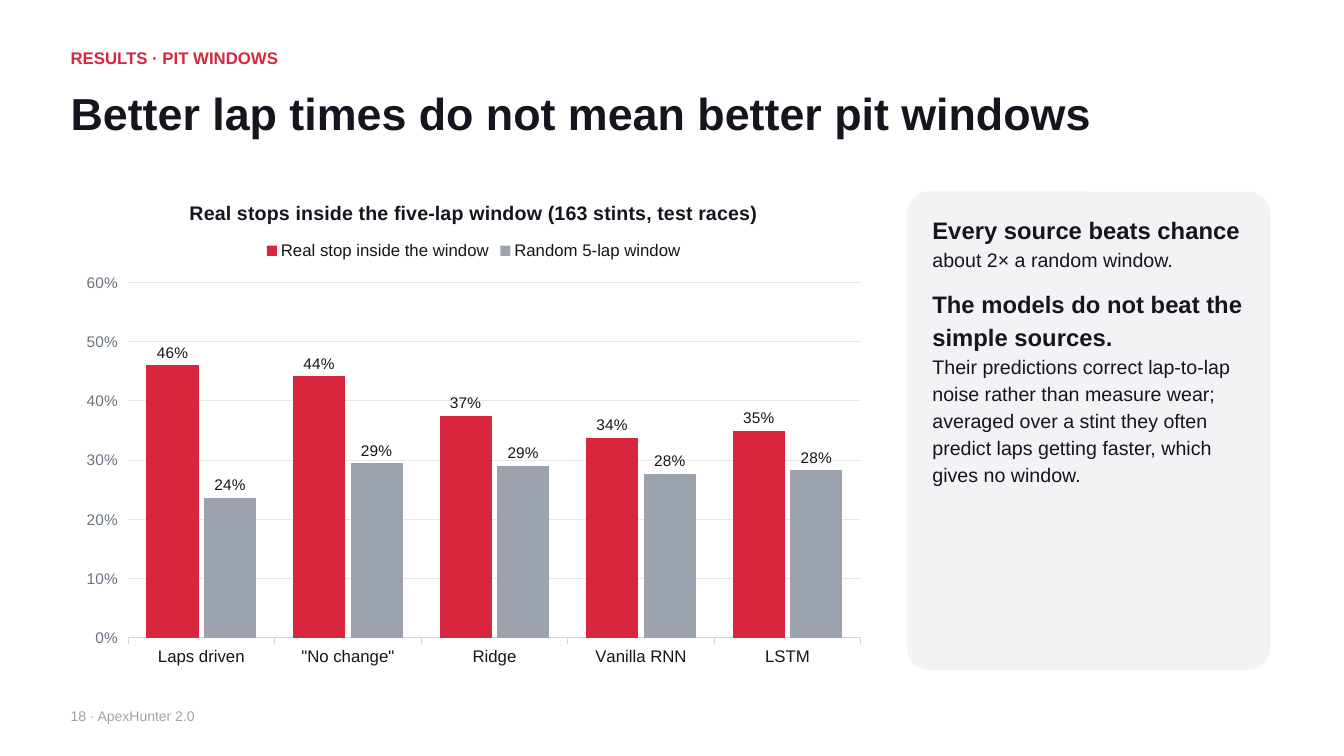
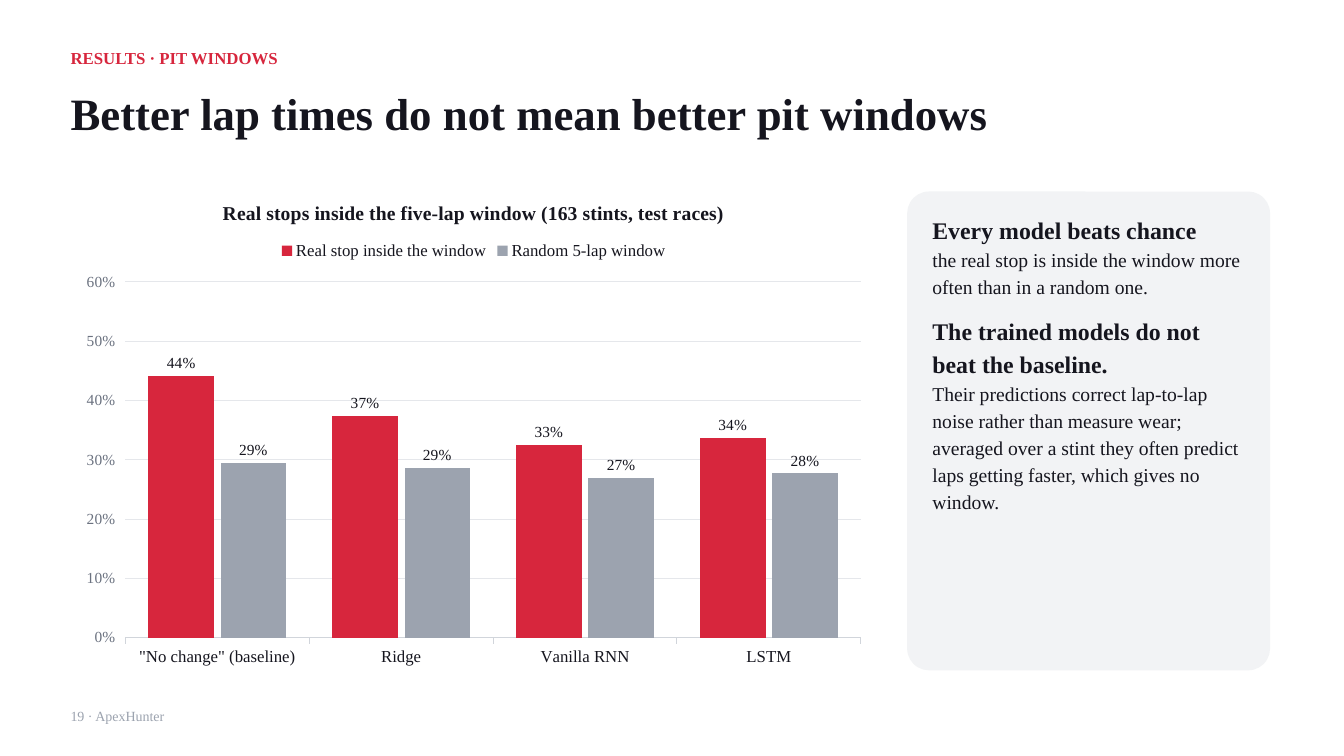
Before and after one commit to ParinShah2312/ApexHunter, a slide deck: slide 19 of docs/submission/ApexHunter_Presentation.pptx (slide 18 before the commit). Drawn at 1344x756 pixels with LibreOffice and Linux fonts; fonts in the diff are those of the drawing. Boxes give left, top, right and bottom in pixels: in the first picture for what was removed or moved away, otherwise in the second. Text is boxed around its words. In the diff, an @@ line names an element or a change of style, - is before the commit and + after.

```diff
--- a/docs/submission/ApexHunter_Presentation.pptx
+++ b/docs/submission/ApexHunter_Presentation.pptx
@@ text "RESULTS · PIT WINDOWS" at (x1=71, y1=53, x2=278, y2=65): font Arial to Times New Roman @@
@@ text "Better lap times do not ..." at (x1=71, y1=99, x2=987, y2=140): font Arial to Times New Roman @@
@@ column chart at (x1=71, y1=181, x2=877, y2=676) @@
-categories: Laps driven, "No change", Ridge, Vanilla RNN, LSTM
+categories: "No change" (baseline), Ridge, Vanilla RNN, LSTM
-Real stop inside the window: 46, 44, 37, 34, 35
+Real stop inside the window: 44, 37, 33, 34
@@ data labels of Real stop inside the window changed @@
-Random 5-lap window: 24, 29, 29, 28, 28
+Random 5-lap window: 29, 29, 27, 28
@@ data labels of Random 5-lap window changed @@
@@ legend changed @@
@@ category axis changed @@
@@ value axis changed @@
@@ text at (x1=932, y1=222, x2=1240, y2=374): text changed; font Arial to Times New Roman @@
-Every source beats chance
-about 2× a random window.
-The models do not beat the simple sources.
+Every model beats chance
+the real stop is inside the window more often than in a random one.
+The trained models do not beat the baseline.
@@ text at (x1=932, y1=387, x2=1238, y2=510): font Arial to Times New Roman in "Their predictions correct lap-to-lap noise rather than ..." @@
@@ text at (x1=71, y1=712, x2=164, y2=724): text changed; font Arial to Times New Roman @@
-18 · ApexHunter 2.0
+19 · ApexHunter
```
Also in this commit, not shown: 20 other slides changed, 4 slides added, 2 slides removed, 44 other files.
